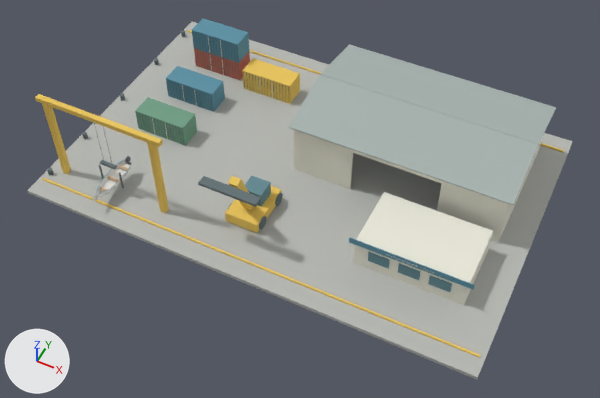
The Blender file art/blender/ifira_port.blend, before and after one commit.
One viewpoint serves both versions: a 50 mm camera at (26.5, -54.8, 62.8) aimed at (1.5, -4.8, 0.3). Every picture has the same lights, and +X, +Y and +Z are marked at lower left. The first picture is the older version.

Objects in the first picture: 'blue', 'concrete', 'cream', 'glass', 'green', 'red', 'roof', 'steel', 'yellow' and 4 more.
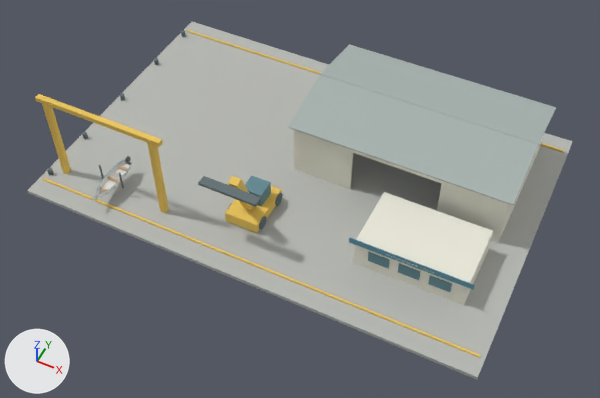
Where the newer file only moved an object's origin or applied its transform, the numbers keep the older frame.

Boxes [x1, y1, x2, y2] around the edits, measured in the pictures (600 x 398 px):
'blue', reshaped (59% narrower, 81% shorter)
    before: [166, 18, 475, 290]
    after: [349, 238, 475, 290]
'steel', reshaped
    before: [47, 30, 289, 229]
    after: [47, 30, 283, 229]
'green', deleted (green)
    before: [135, 97, 197, 146]
'red', deleted (red)
    before: [194, 48, 250, 80]
part 1 of me_cube_014, deleted (cyan)
    before: [192, 18, 249, 63]
part 2 of me_cube_014, deleted (cyan)
    before: [166, 66, 225, 112]
part 3 of me_cube_112, deleted (yellow)
    before: [242, 58, 300, 104]
part 4 of me_cube_118, deleted
    before: [94, 31, 289, 169]

The change, as a diff of the scene's bpy script:
```diff
--- a/art/blender/ifira_port.blend.py
+++ b/art/blender/ifira_port.blend.py
@@ me_cube_014 @@
 # used by ob_blue; location = (15.0, -9.6, 3.18)
-me_cube_014.from_pydata(...)  # 24 vertices, 18 faces; spans x -34.0..6.0, y 0.0..20.8, z -3.2..2.0
+me_cube_014.from_pydata(...)  # 8 vertices, 6 faces; spans x -6.0..6.0, y 0.0, z -0.3..0.3
+# me_cube_014 part 1: the loose piece of 8 vertices spanning x -34.0..-28.0, y 18.4..20.8, z -0.6..2.0 is deleted
+# me_cube_014 part 2: the loose piece of 8 vertices spanning x -34.0..-28.0, y 12.4..14.8, z -3.2..-0.6 is deleted
 me_cube_014.materials.append(mat_blue)
@@ me_cube_112 @@
 # used by ob_yellow; location = (-2.0, -10.0, 4.5); rotation_euler = (0.38, 0.0, 0.0), in degrees (22, 0, 0)
-me_cube_112.from_pydata(...)  # 64 vertices, 48 faces; spans x -21.5..25.5, y -5.5..20.8, z -13.1..6.0
+me_cube_112.from_pydata(...)  # 56 vertices, 42 faces; spans x -21.5..25.5, y -5.5..20.8, z -13.1..6.0
+# me_cube_112 part 3: the loose piece of 8 vertices spanning x -10.0..-4.0, y 14.8..18.1, z -11.7..-8.4 is deleted
 me_cube_112.materials.append(mat_yellow)
@@ me_cube_118 @@
 # used by ob_steel; location = (-17.2, -12.0, 2.1)
-me_cube_118.from_pydata(...)  # 936 vertices, 658 faces; spans x -6.3..18.2, y -1.2..25.2, z -2.1..7.7
+me_cube_118.from_pydata(...)  # 240 vertices, 144 faces; spans x -6.3..18.2, y -1.2..25.2, z -2.1..4.9
+# me_cube_118 part 4: 83 loose pieces with 696 vertices, spanning x -1.7..11.1, y -0.2..20.8, z -2.0..7.7, are deleted
 me_cube_118.materials.append(mat_steel)
@@ ob_red @@
-ob_red = bpy.data.objects.new('red', me_cube_015)
-ob_red.location = (-16.0, 10.0, 1.3)
@@ ob_green @@
-ob_green = bpy.data.objects.new('green', me_cube_072)
-ob_green.location = (-16.0, -2.0, 1.3)
```
